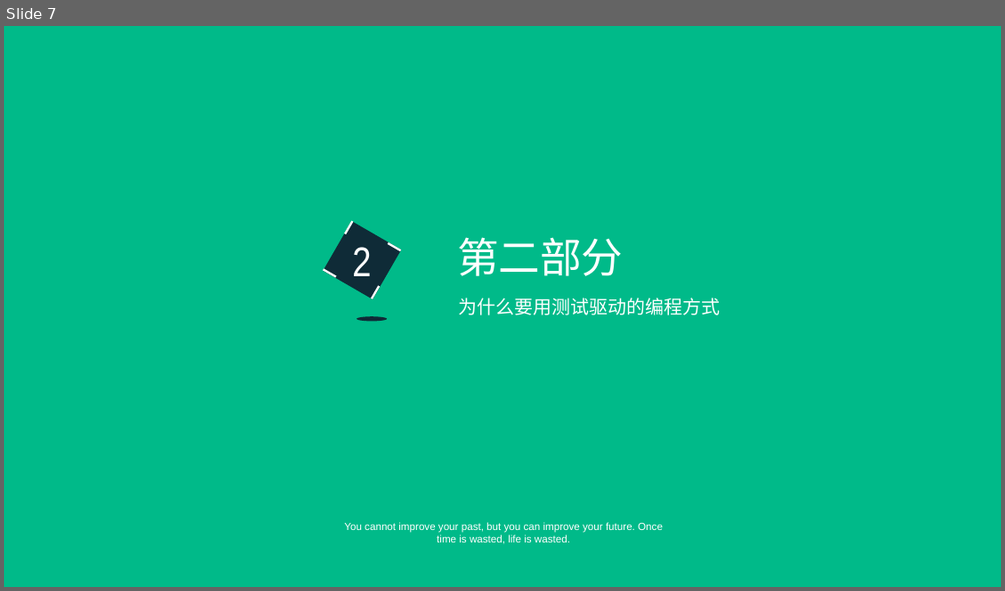
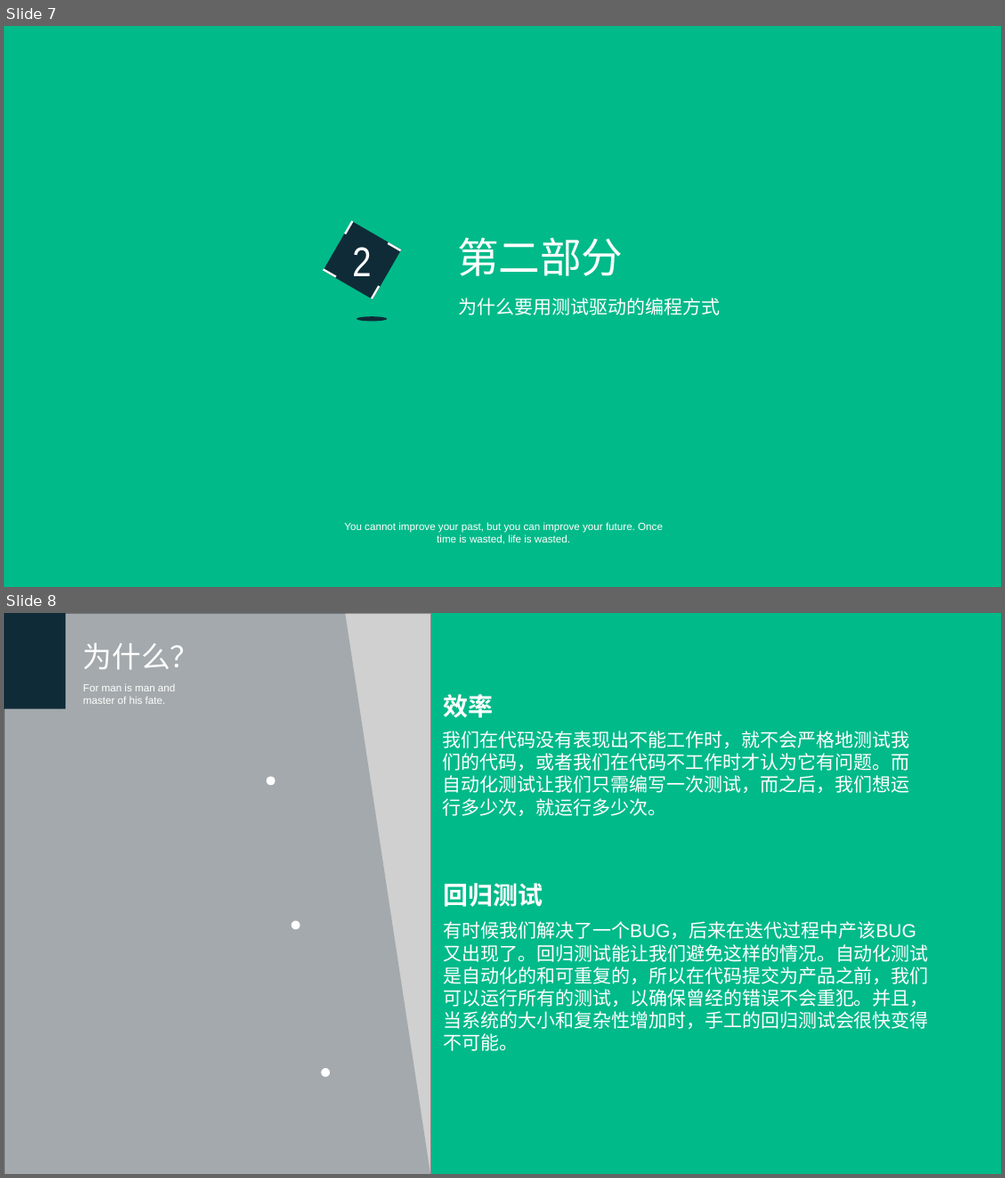
Before and after one commit to hanangjie/play, a slide deck: share/TDT/测试驱动开发.ppt. Shown one above the other, each under a label of ours: slide 7 before the commit, slides 7 and 8 after it. The pictures are 1005x591 and 1005x1178 pixels, drawn with LibreOffice and Linux fonts; fonts in the diff are those of the drawing; grey boxes stand for pictures. Boxes give left, top, right and bottom in pixels: in the first picture for what was removed or moved away, otherwise in the second. Text is boxed around its words. In the diff, an @@ line names an element or a change of style, - is before the commit and + after.

```diff
--- a/share/TDT/测试驱动开发.ppt
+++ b/share/TDT/测试驱动开发.ppt
@@ slide 8 added at bbox=[4, 613, 1001, 1174], background #00BA89 @@
@@ picture added at bbox=[4, 613, 430, 1174] @@
@@ flow chart manual input added at bbox=[4, 613, 430, 1174], fill #0F2B37 at 23% opacity @@
@@ rectangle added at bbox=[4, 613, 66, 708], fill #0F2B37 @@
@@ text added at bbox=[83, 643, 200, 670], 28 pt, text #FFFFFF @@
+为什么？
@@ text added at bbox=[83, 683, 175, 704], 10 pt, text #FFFFFF @@
+For man is man and master of his fate.
@@ text added at bbox=[443, 694, 493, 718], 24 pt, text #FFFFFF, bold @@
+效率
@@ text added at bbox=[443, 730, 910, 816], 18 pt, text #FFFFFF @@
+我们在代码没有表现出不能工作时，就不会严格地测试我们的代码，或者我们在代码不工作时才认为它有问题。而自动化测试让我们只需编写一次测试，而之后，我们想运行多少次，就运行多少次。
@@ ellipse added at bbox=[267, 776, 275, 785], fill #FFFFFF @@
@@ text added at bbox=[444, 883, 543, 907], 24 pt, text #FFFFFF, bold @@
+回归测试
@@ ellipse added at bbox=[291, 920, 299, 929], fill #FFFFFF @@
@@ text added at bbox=[443, 921, 929, 1051], 18 pt, text #FFFFFF @@
+有时候我们解决了一个BUG，后来在迭代过程中产该BUG又出现了。回归测试能让我们避免这样的情况。自动化测试是自动化的和可重复的，所以在代码提交为产品之前，我们可以运行所有的测试，以确保曾经的错误不会重犯。并且，当系统的大小和复杂性增加时，手工的回归测试会很快变得不可能。
@@ ellipse added at bbox=[321, 1067, 330, 1077], fill #FFFFFF @@
```
Also in this commit, not shown: 1 slide changed, 4 other slides added, 9 slides removed.
